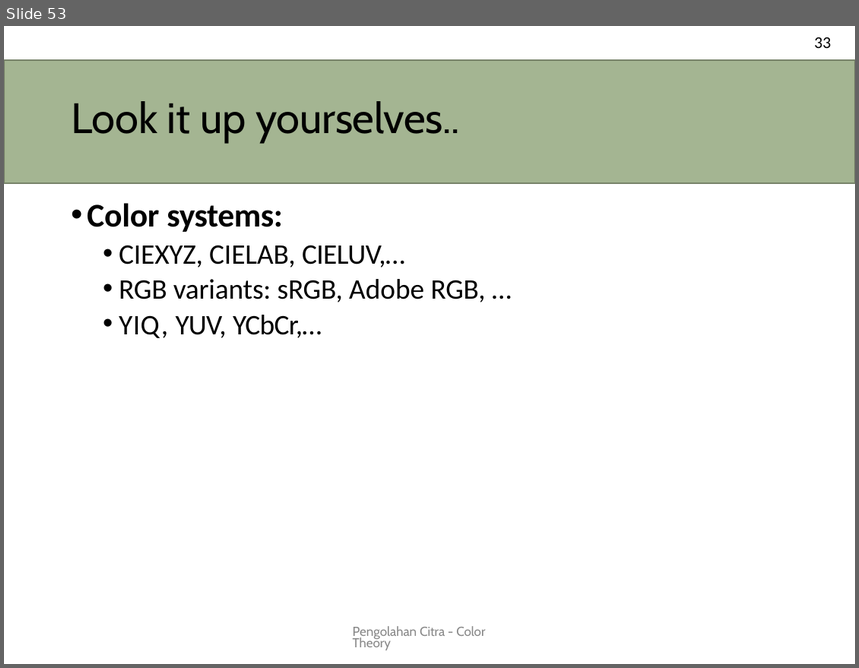
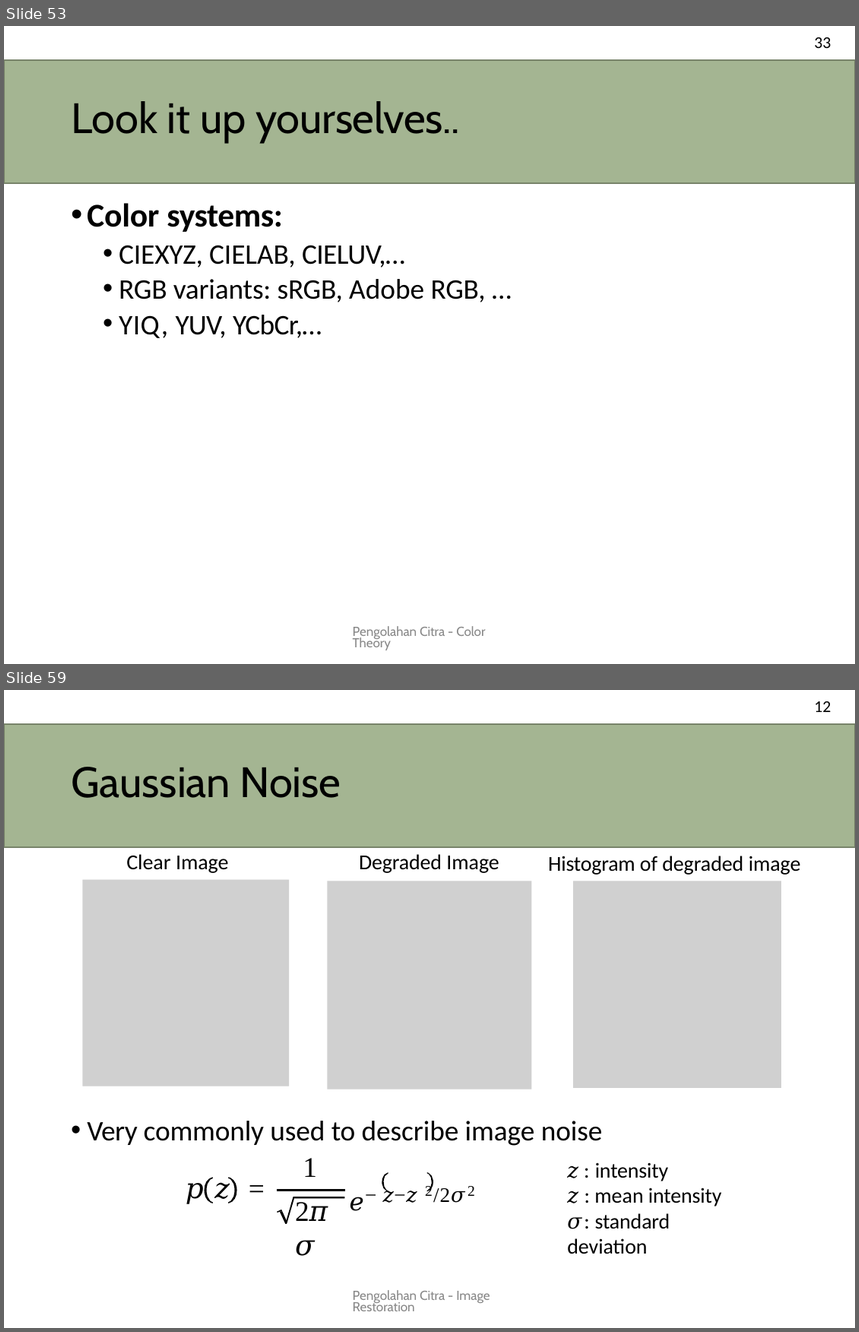
Before and after one commit to novalassalam/comvis, a slide deck: pencit.pptx. Shown one above the other, each under a label of ours: slide 53 before the commit, slides 53 and 59 after it; the slides between them are not shown. The pictures are 859x668 and 859x1332 pixels, drawn with LibreOffice and Linux fonts; fonts in the diff are those of the drawing; grey boxes stand for pictures. Boxes give left, top, right and bottom in pixels: in the first picture for what was removed or moved away, otherwise in the second. Text is boxed around its words. In the diff, an @@ line names an element or a change of style, - is before the commit and + after.

Commit message:
image restorasi

```diff
--- a/pencit.pptx
+++ b/pencit.pptx
@@ slide 59 added at (4,690,855,1328), background #FFFFFF @@
@@ text added at (814,701,831,712), 14 pt, text #000000 @@
+12
@@ title added at (4,724,855,847), fill #A4B592, outline #78846A 0.96 pt, 36 pt, text #000000 @@
+Gaussian Noise
@@ text added at (126,854,499,873), 18 pt, text #000000 @@
+Clear Image Degraded Image
@@ text added at (548,856,801,875), 18 pt, text #000000 @@
+Histogram of degraded image
@@ picture added at (82,880,289,1087) @@
@@ picture added at (328,881,531,1089) @@
@@ picture added at (573,881,781,1087) @@
@@ text added at (87,1121,603,1146), 24 pt, text #000000 @@
+• Very commonly used to describe image noise
@@ text added at (303,1158,317,1177), 24 pt, text #000000 @@
+1
@@ text added at (567,1163,722,1255), 18 pt, text #000000 @@
+𝑧 : intensity
+𝑧 : mean intensity
+𝜎: standard deviation
@@ text added at (184,1170,269,1206), 24 pt, text #000000 @@
+𝑝 𝑧 =
@@ freeform shape added at (204,1178,237,1204), fill #000000 @@
@@ freeform shape added at (276,1191,344,1191), outline #000000 1.56 pt @@
@@ freeform shape added at (382,1173,433,1192), fill #000000 @@
@@ text added at (383,1185,433,1203), 17.5 pt, text #000000 @@
+𝑒− 𝑧−𝑧 2/2𝜎2
@@ freeform shape added at (278,1198,345,1224), fill #000000 @@
@@ text added at (294,1192,346,1229), 24 pt, text #000000 @@
+2𝜋𝜎
@@ text added at (353,1290,490,1312), 11 pt, text #888888 @@
+Pengolahan Citra - Image Restoration
```
Also in this commit, not shown: 10 other slides added.
